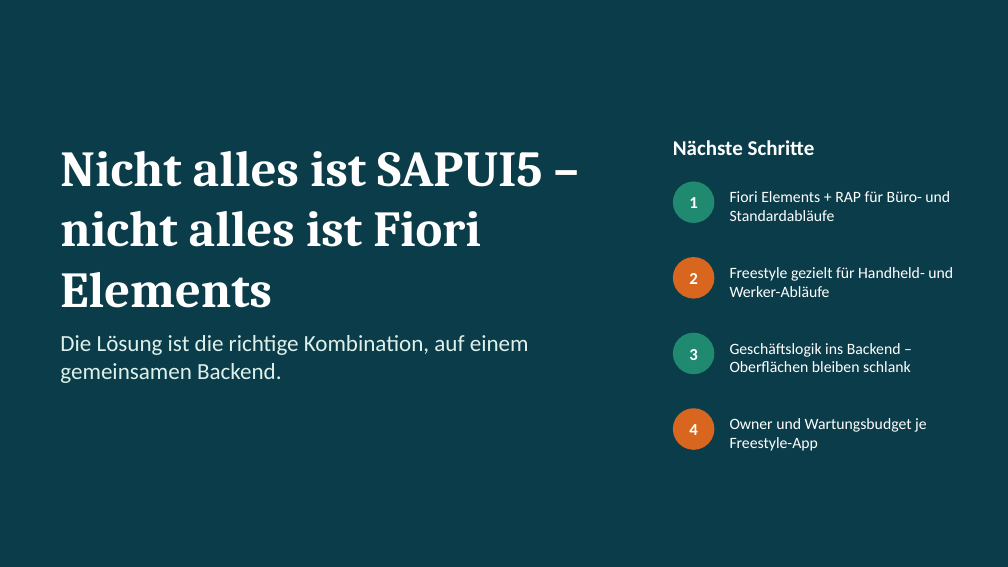
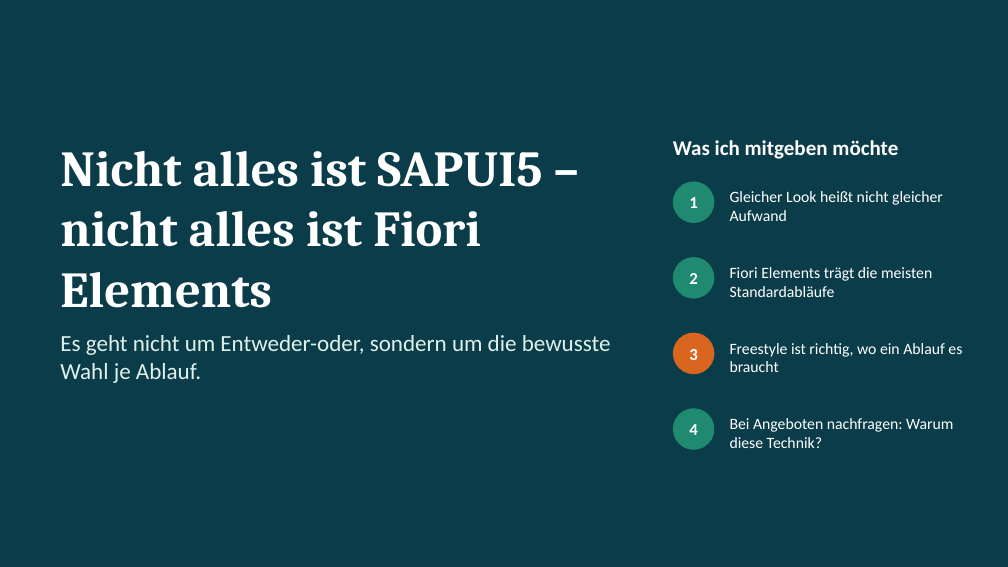
Before and after one commit to Fabs943/SAPUI5-DEMO, a slide deck: slide 21 of praesentation/Fiori_vs_Freestyle.pptx. Drawn at 1008x567 pixels with LibreOffice and Linux fonts; fonts in the diff are those of the drawing. Boxes give left, top, right and bottom in pixels: in the first picture for what was removed or moved away, otherwise in the second. Text is boxed around its words. In the diff, an @@ line names an element or a change of style, - is before the commit and + after.

```diff
--- a/praesentation/Fiori_vs_Freestyle.pptx
+++ b/praesentation/Fiori_vs_Freestyle.pptx
@@ text at [673,140,898,159]: text changed @@
-Nächste Schritte
+Was ich mitgeben möchte
@@ text at [730,191,943,221]: text changed @@
-Fiori Elements + RAP für Büro- und Standardabläufe
+Gleicher Look heißt nicht gleicher Aufwand
@@ ellipse at [673,257,715,299]: fill #D9661F to #1F8A70 @@
@@ text at [730,267,932,297]: text changed @@
-Freestyle gezielt für Handheld- und Werker-Abläufe
+Fiori Elements trägt die meisten Standardabläufe
@@ text at [60,335,611,383]: text changed @@
-Die Lösung ist die richtige Kombination, auf einem gemeinsamen Backend.
+Es geht nicht um Entweder-oder, sondern um die bewusste Wahl je Ablauf.
@@ ellipse at [673,333,715,374]: fill #1F8A70 to #D9661F @@
@@ text at [730,343,962,372]: text changed @@
-Geschäftslogik ins Backend – Oberflächen bleiben schlank
+Freestyle ist richtig, wo ein Ablauf es braucht
@@ ellipse at [673,408,715,450]: fill #D9661F to #1F8A70 @@
@@ text at [730,418,953,448]: text changed @@
-Owner und Wartungsbudget je Freestyle-App
+Bei Angeboten nachfragen: Warum diese Technik?
```
Also in this commit, not shown: 3 other slides changed.
